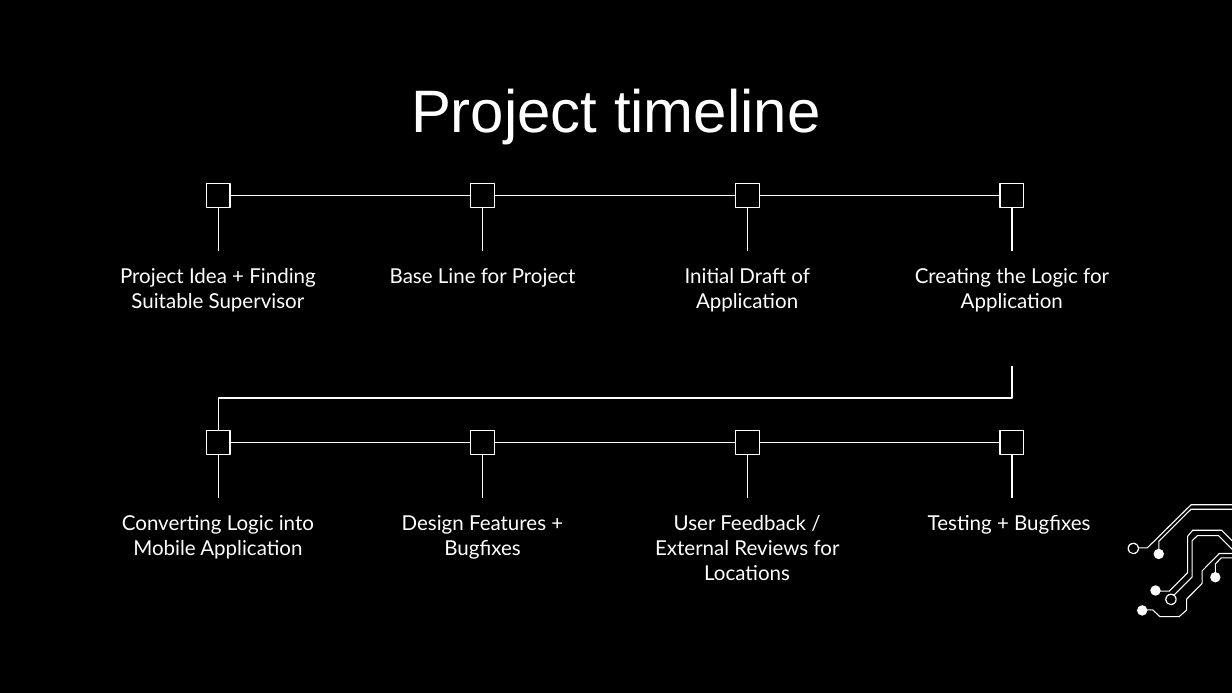
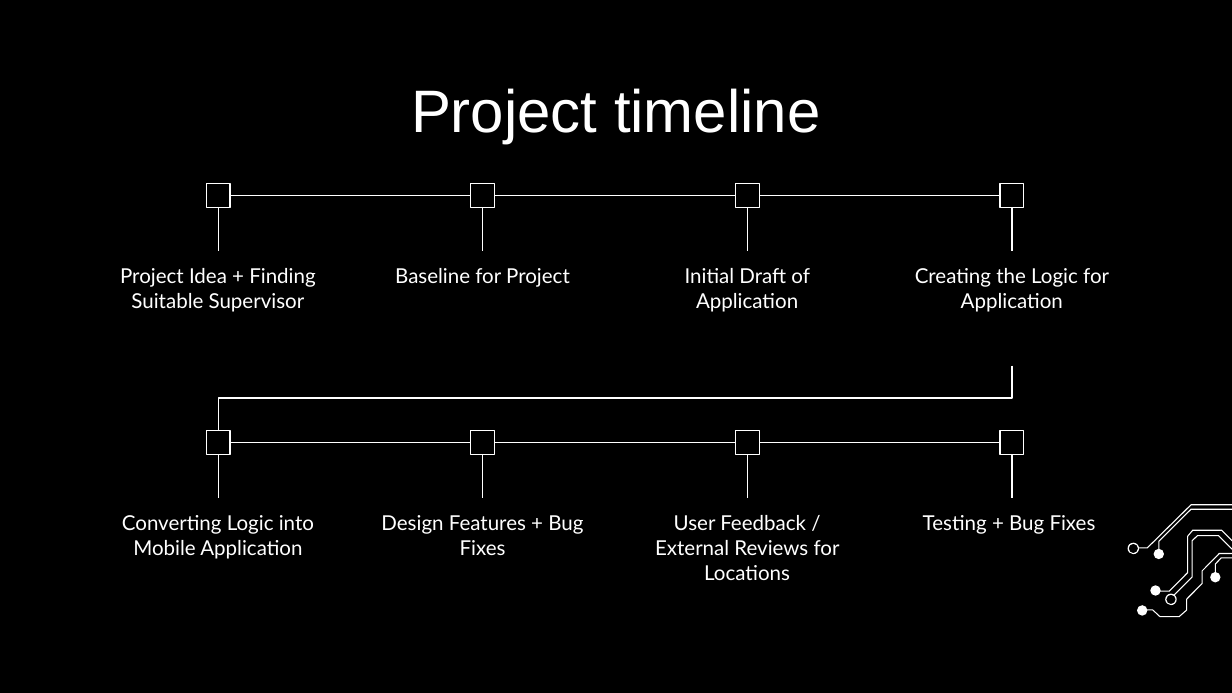
Before and after one commit to Robert-Maloney/Pinpoint, a slide deck: slide 6 of docs/1-proposal/presentation.pptx. Drawn at 1232x693 pixels with LibreOffice and Linux fonts; fonts in the diff are those of the drawing; background and template pictures are left out. Boxes give left, top, right and bottom in pixels: in the first picture for what was removed or moved away, otherwise in the second. Text is boxed around its words. In the diff, an @@ line names an element or a change of style, - is before the commit and + after.

```diff
--- a/docs/1-proposal/presentation.pptx
+++ b/docs/1-proposal/presentation.pptx
@@ text at [395, 268, 570, 287]: text changed @@
-Base Line for Project
+Baseline for Project
@@ text at [381, 515, 583, 555]: text changed @@
-Design Features + Bugfixes
+Design Features + Bug Fixes
@@ text at [923, 515, 1096, 534]: text changed @@
-Testing + Bugfixes
+Testing + Bug Fixes
```
Also in this commit, not shown: 6 other slides changed.
